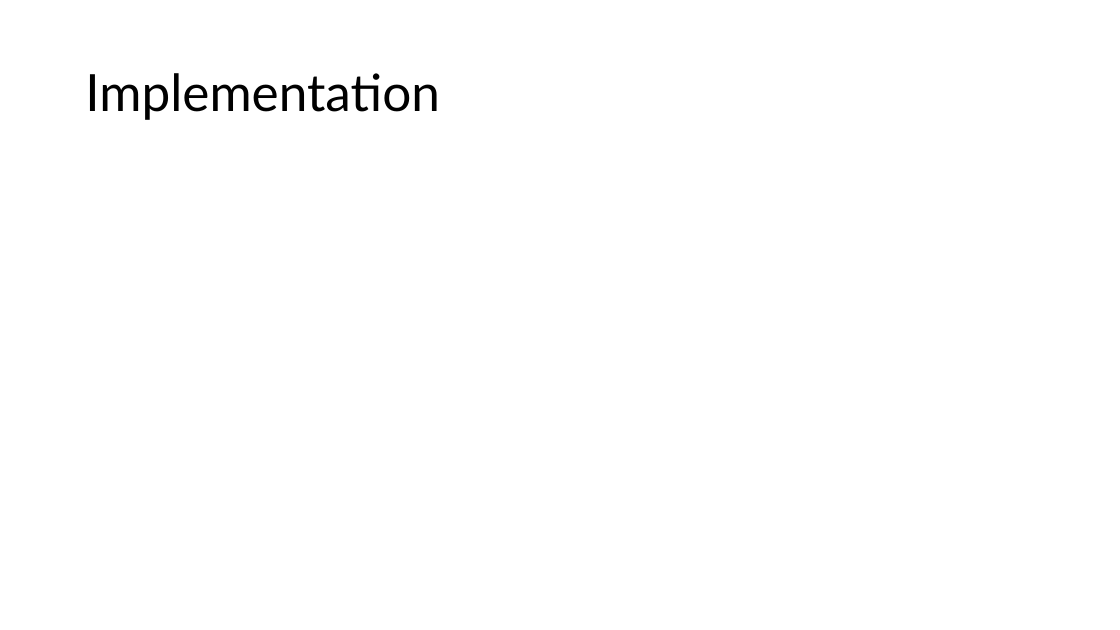
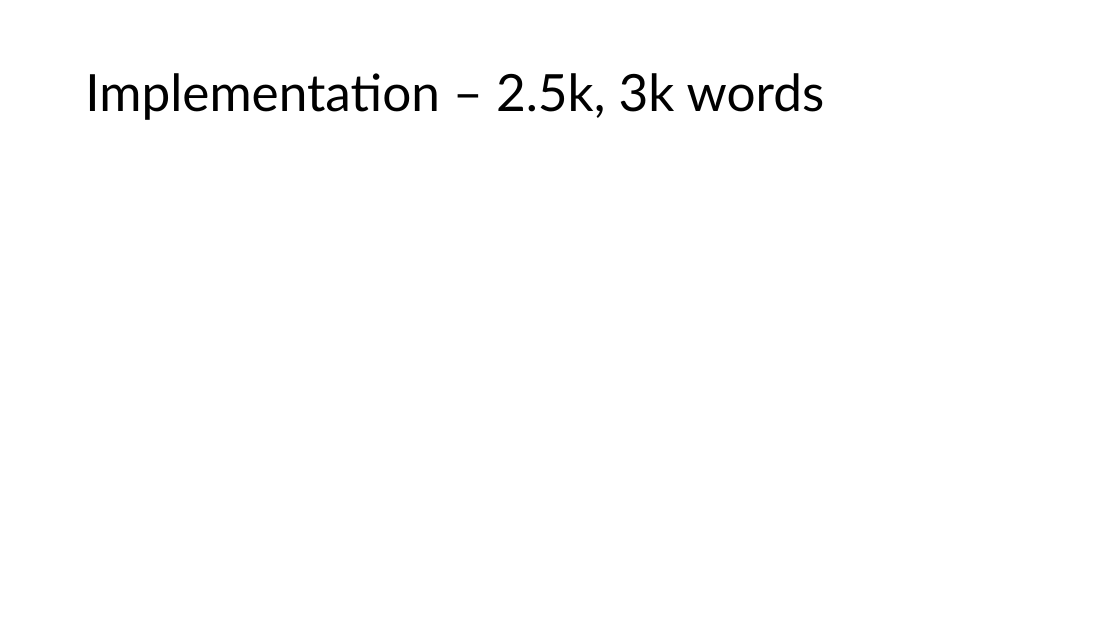
Before and after one commit to Mdot5596/Timeline-Takedown, a slide deck: slide 9 of Documentation/Report/Report Layou.pptx (slide 12 before the commit). Drawn at 1120x630 pixels with LibreOffice and Linux fonts; fonts in the diff are those of the drawing. Boxes give left, top, right and bottom in pixels: in the first picture for what was removed or moved away, otherwise in the second. Text is boxed around its words. In the diff, an @@ line names an element or a change of style, - is before the commit and + after.

Commit message:
Report -4K words, Methodology done

```diff
--- a/Documentation/Report/Report Layou.pptx
+++ b/Documentation/Report/Report Layou.pptx
@@ title at (85,73,825,120): text changed @@
-Implementation
+Implementation – 2.5k, 3k words
```
Also in this commit, not shown: 1 other slide changed, 2 other files.
